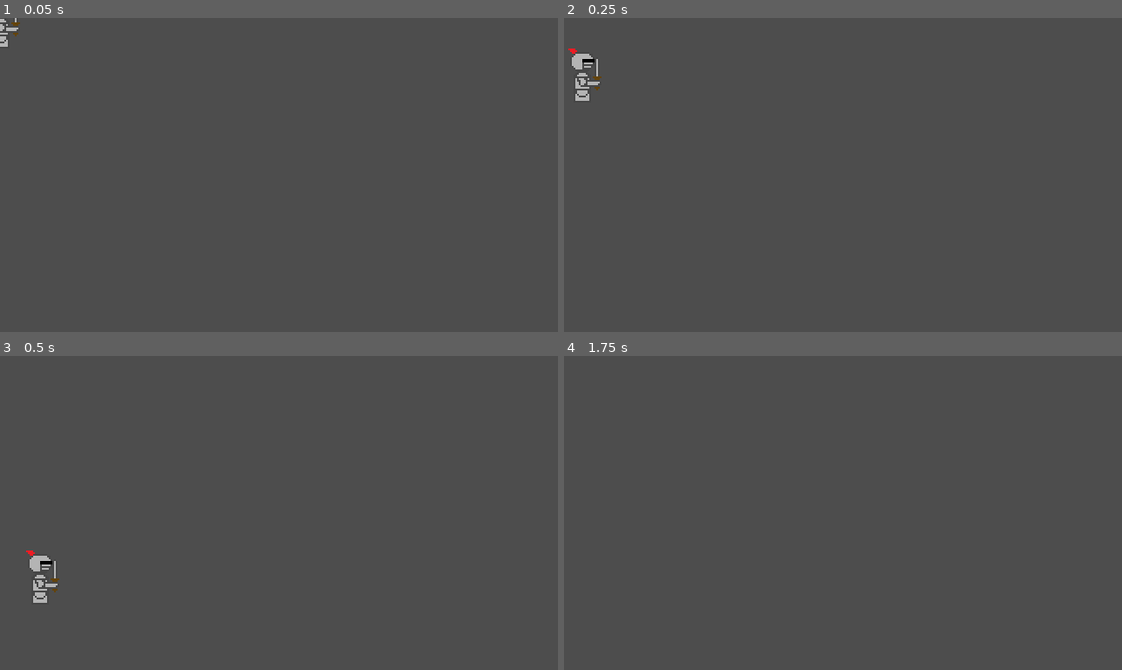
Above: before the commit, frames 1-4 (two rows, left to right).
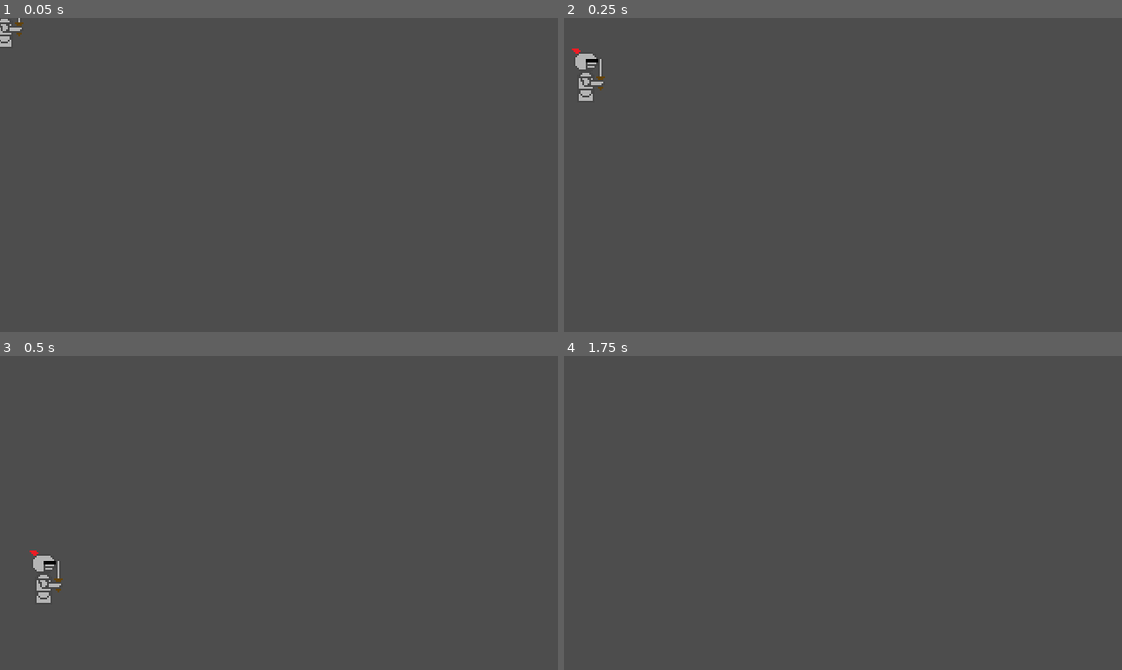
Above: after the commit, the same moments.

Repository: JedsadaSrijunpoe/sunlight-is-enemy
Game: Godot game, scene res://Hazard/knight_enemy.tscn
Two runs of this game, one before a commit and one after it. Both use one fixed random seed, a clock stepped at 60 frames per second and the inputs below. This scene is started directly instead of the project's main scene.
Inputs:
- Up to frame 1 (0.05 s): no input
- Up to frame 2 (0.25 s): no input
- Up to frame 3 (0.5 s): no input
- Up to frame 4 (1.75 s): hold D (move_right) from 0.53 s (still down); tap J (interact) at 0.6 s; tap W (jump) at 0.77, 1.52 s; tap Enter at 1.25 s; tap Space (toggle) at 1.35 s

The runs differ from the first frame. In frame 1, 0.1% of the frame differs, in the area x 0-5%, y 0-10%; in frame 2, 0.3%, in the area x 0-8%, y 9-27%; in frame 3, 0.3%; in frame 4, nothing differs.

Commit message:
Fixed collision shape bug

Diff:
--- a/Hazard/knight_enemy.gd
+++ b/Hazard/knight_enemy.gd
@@ -1,6 +1,10 @@
 extends CharacterBody2D
 
 @onready var sprite = $Sprite2D
+@onready var collision_shape = $CollisionShape2D
+@onready var hitbox = $Hitbox
+@onready var hurtbox = $Hurtbox
+
 
 @export var WALK_SPEED = 50.0
 @export var RUN_SPEED = 200.0
@@ -9,10 +13,14 @@
 # Get the gravity from the project settings to be synced with RigidBody nodes.
 var gravity = ProjectSettings.get_setting("physics/2d/default_gravity")
 var past_velocity
+var past_direction
+var direction
 
 func _ready():
 	velocity.x = WALK_SPEED
 	past_velocity = velocity
+	past_direction = 1
+	direction = 1
 
 func _physics_process(delta):
 
@@ -21,10 +29,21 @@
 		velocity.y += gravity * delta
 
 	if is_on_wall():
+		print("wall")
 		velocity.x = -past_velocity.x
+		print(velocity)
+		direction = -past_direction
 
 	past_velocity = velocity
 
 	move_and_slide()
-	if velocity.x:
-		sprite.flip_h = velocity.x < 0
+
+	if velocity.x and past_direction != direction:
+		sprite.flip_h = not sprite.flip_h
+		past_direction = direction
+		hitbox.get_node("CollisionPolygon2D").scale.x *= -1
+		hitbox.get_node("CollisionPolygon2D").position.x *= -1
+
+func _on_hurtbox_area_entered(area):
+	if not area.IS_LIGHT:
+		queue_free()
--- a/Hazard/knight_enemy.tscn
+++ b/Hazard/knight_enemy.tscn
@@ -8,9 +8,8 @@
 [sub_resource type="RectangleShape2D" id="RectangleShape2D_np4d4"]
 size = Vector2(10, 29)
 
-[sub_resource type="CapsuleShape2D" id="CapsuleShape2D_oxxqg"]
-radius = 7.25
-height = 15.0
+[sub_resource type="RectangleShape2D" id="RectangleShape2D_pm26p"]
+size = Vector2(11.8611, 29)
 
 [node name="KnightEnemy" type="CharacterBody2D"]
 script = ExtResource("1_sb83j")
@@ -19,25 +18,25 @@
 texture = ExtResource("1_tcxht")
 
 [node name="CollisionShape2D" type="CollisionShape2D" parent="."]
-visible = false
-position = Vector2(-2, 1.5)
+position = Vector2(0, 1.5)
 shape = SubResource("RectangleShape2D_np4d4")
 
 [node name="Hitbox" parent="." instance=ExtResource("3_214pw")]
-collision_layer = 4
+collision_layer = 8
 
 [node name="CollisionPolygon2D" parent="Hitbox" index="0"]
+position = Vector2(2, 0)
 polygon = PackedVector2Array(-6, 16, -8, -10, -6, -12, 2, -12, 4, -10, 9, -10, 9, 9, 3, 9, 2, 16)
 
 [node name="Hurtbox" parent="." instance=ExtResource("4_dk3re")]
-visible = false
-collision_mask = 8
+collision_mask = 36
 
 [node name="CollisionShape2D" parent="Hurtbox" index="0"]
-position = Vector2(-1.75, -7.6)
-rotation = 1.5708
-scale = Vector2(0.850155, 1.10036)
-shape = SubResource("CapsuleShape2D_oxxqg")
+position = Vector2(0, 1.5)
+scale = Vector2(1.18033, 1)
+shape = SubResource("RectangleShape2D_pm26p")
+
+[connection signal="area_entered" from="Hurtbox" to="." method="_on_hurtbox_area_entered"]
 
 [editable path="Hitbox"]
 [editable path="Hurtbox"]
--- a/Level/level_1.tscn
+++ b/Level/level_1.tscn
@@ -69,8 +69,6 @@
 position = Vector2(151, 138)
 script = ExtResource("9_503hg")
 
-[connection signal="switch_state_changed" from="Switch" to="Door" method="_on_switch_switch_state_changed"]
-
 [editable path="Window"]
 [editable path="Window/Hitbox"]
 [editable path="Camera2D"]
--- a/Player/player.tscn
+++ b/Player/player.tscn
@@ -1,9 +1,10 @@
-[gd_scene load_steps=11 format=3 uid="uid://kiu6g4gkywwq"]
+[gd_scene load_steps=12 format=3 uid="uid://kiu6g4gkywwq"]
 
 [ext_resource type="Script" path="res://Player/player.gd" id="1_laxjk"]
 [ext_resource type="Texture2D" uid="uid://bx8ua8cc4mllp" path="res://Player/bat.png" id="2_dw5jy"]
 [ext_resource type="Texture2D" uid="uid://oyvey8bmu4nr" path="res://Player/humanoid.png" id="3_10154"]
 [ext_resource type="PackedScene" uid="uid://n1y0uqxv68mg" path="res://Overlap/hurtbox.tscn" id="4_xc2u5"]
+[ext_resource type="PackedScene" uid="uid://bki1tq2g2gv5o" path="res://Overlap/hitbox.tscn" id="5_befhp"]
 
 [sub_resource type="SpriteFrames" id="SpriteFrames_lsqfs"]
 animations = [{
@@ -29,17 +30,17 @@
 height = 14.0
 
 [sub_resource type="RectangleShape2D" id="RectangleShape2D_8qxx5"]
-size = Vector2(27.8773, 4.95712)
+size = Vector2(27.8773, 5.50791)
 
 [sub_resource type="CapsuleShape2D" id="CapsuleShape2D_v3xiy"]
 radius = 6.70761
 height = 22.6288
 
 [sub_resource type="RectangleShape2D" id="RectangleShape2D_hictw"]
-size = Vector2(38.5687, 14.5471)
+size = Vector2(38.5687, 16.1634)
 
 [sub_resource type="RectangleShape2D" id="RectangleShape2D_l5ns7"]
-size = Vector2(8.71702, 14.3487)
+size = Vector2(9.68561, 14.2886)
 
 [node name="Player" type="CharacterBody2D"]
 slide_on_ceiling = false
@@ -55,13 +56,13 @@
 disabled = true
 
 [node name="HumanoidCollisionShape" type="CollisionShape2D" parent="."]
-position = Vector2(-0.500032, 4.5)
+position = Vector2(-2.05636e-06, 4.5)
 rotation = -1.5708
 scale = Vector2(0.825044, 1.81557)
 shape = SubResource("RectangleShape2D_8qxx5")
 
 [node name="BatHurtbox" parent="." instance=ExtResource("4_xc2u5")]
-collision_mask = 4
+collision_mask = 12
 monitorable = false
 
 [node name="CollisionShape2D" parent="BatHurtbox" index="0"]
@@ -71,11 +72,11 @@
 disabled = true
 
 [node name="HumanHurtbox" parent="." instance=ExtResource("4_xc2u5")]
-collision_mask = 4
+collision_mask = 12
 monitorable = false
 
 [node name="CollisionShape2D" parent="HumanHurtbox" index="0"]
-position = Vector2(-0.500016, 4.5)
+position = Vector2(-1.75834e-06, 4.5)
 rotation = 1.5708
 scale = Vector2(0.596338, -0.618682)
 shape = SubResource("RectangleShape2D_hictw")
@@ -85,9 +86,16 @@
 collision_mask = 16
 
 [node name="CollisionShape2D" type="CollisionShape2D" parent="Switchbox"]
-position = Vector2(-0.5, 4.54834)
+position = Vector2(0, 4.5)
 scale = Vector2(1.03246, 1.60967)
 shape = SubResource("RectangleShape2D_l5ns7")
+
+[node name="Hitbox" parent="." instance=ExtResource("5_befhp")]
+collision_layer = 32
+
+[node name="CollisionPolygon2D" parent="Hitbox" index="0"]
+scale = Vector2(0.995984, 1)
+polygon = PackedVector2Array(-5.02016, 17, -5.02016, 16, 5.02016, 16, 5.02016, 17)
 
 [connection signal="area_entered" from="BatHurtbox" to="." method="_on_bathurtbox_area_entered"]
 [connection signal="area_entered" from="HumanHurtbox" to="." method="_on_humanhurtbox_area_entered"]
@@ -96,3 +104,4 @@
 
 [editable path="BatHurtbox"]
 [editable path="HumanHurtbox"]
+[editable path="Hitbox"]
--- a/project.godot
+++ b/project.godot
@@ -72,7 +72,9 @@
 2d_physics/layer_1="Player"
 2d_physics/layer_2="World"
 2d_physics/layer_3="Hitbox"
+2d_physics/layer_4="EnemyHitbox"
 2d_physics/layer_5="Switch"
+2d_physics/layer_6="PlayerHitbox"
 
 [rendering]
 
Binary file changed: Hazard/kinghtenemy.png
Not shown: 1 places in Level/level_1.tscn that only renumber resources
Binary file changed: Player/humanoid.png
Not shown: 1 places in World/switch.tscn that only renumber resources
